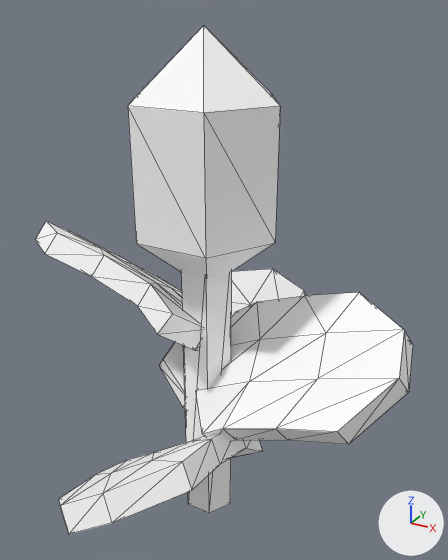
Before and after pictures for a commit that changed the glTF model assets/plants/ancient_rose/ancient_rose.gltf.
Before and after are seen from a 50 mm camera at (0.742, -1.257, 1.348) aimed at (0.029, 0.038, 0.701). Every picture has the same lights, and +X, +Y and +Z are marked at lower right. Mesh edges are drawn as thin lines. Where no turn or scale is listed for an object, it has been applied to the vertices. Vertices at the same position are counted once.

The scene before the commit, as lines of its bpy script (objects in view):
```python
ob_cube = bpy.data.objects.new('cube', me_mesh_2)
ob_cube.location = (0.0, -0.23, 0.268)
ob_cube_001 = bpy.data.objects.new('cube.001', me_mesh_3)
ob_cube_001.location = (0.0, 0.23, 0.393)
ob_cube_002 = bpy.data.objects.new('cube.002', me_mesh_4)
ob_cube_002.location = (0.23, 0.0, 0.518)
ob_cube_003 = bpy.data.objects.new('cube.003', me_mesh_5)
ob_cube_003.location = (-0.23, 0.0, 0.643)
ob_cylinder = bpy.data.objects.new('cylinder', me_mesh_0)
ob_cylinder.location = (0.0, 0.0, 0.0)
ob_sphere = bpy.data.objects.new('sphere', me_mesh_1)
ob_sphere.location = (0.0, 0.0, 1.0)
```
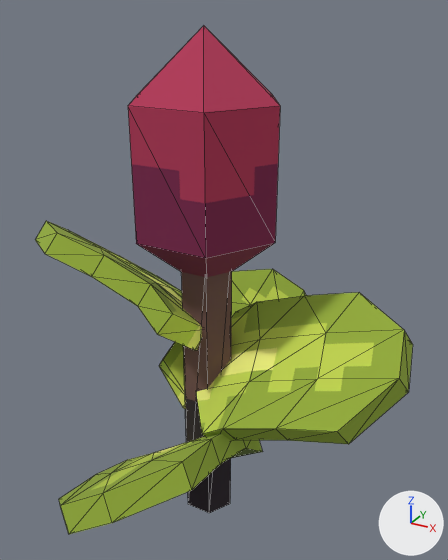
Where the change shows, as pixel boxes (x1, y1, x2, y2) in the pictures (448 x 560 px):
'sphere', surface changed, recoloured: (128, 26, 280, 277) in both
'cube.002', surface changed, recoloured (white to green): (196, 292, 413, 444) in both
'cube', surface changed, recoloured (white to green): (59, 433, 263, 534) in both
'cylinder', surface changed: (181, 272, 232, 513) in both
'cube.003', surface changed, recoloured (white to green): (35, 221, 202, 350) in both
'cube.001', surface changed, recoloured (white to green): (159, 269, 306, 409) in both

The change, as a list of edits to the scene's bpy script:
```text
Add img_image_0:
    img_image_0 = load_image('Image_0', '_unpacked/Image_0', 64, 64, 'sRGB')
Change mat_material_0:
    remove # nodes: BsdfPrincipled, OutputMaterial
    remove # colours: white #ffffff
    nodes: BsdfPrincipled, Math x2, OutputMaterial, TexImage
    uses the picture img_image_0
Change me_mesh_1:
    where me_mesh_1.from_pydata(...)  # 14 vertices, 24 faces; spans x -0.188..0.188, y -0.162..0.162, z -0.312..0.312
    used by ob_sphere; location = (0.0, 0.0, 1.0)
    remove me_mesh_1.materials.append(mat_material_1)  # white #ffffff
    me_mesh_1 part 1: texture (UV) coordinates of 24 of 24 faces, centred in x -0.156..0.156, y -0.162..0.162, z -0.208..0.208, changed; they spanned u 0.0..0.19, v 0.81..1.0 and now span u 0.0..0.56, v 0.44..1.0
    add me_mesh_1.materials.append(mat_material_0)
Change me_mesh_2:
    where me_mesh_2.from_pydata(...)  # 32 vertices, 60 faces; spans x -0.181..0.185, y -0.308..0.257, z -0.202..0.178
    used by ob_cube; location = (0.0, -0.23, 0.268)
    remove me_mesh_2.materials.append(mat_material_2)  # white #ffffff
    me_mesh_2 part 2: texture (UV) coordinates of 60 of 60 faces, centred in x -0.17..0.169, y -0.288..0.243, z -0.171..0.149, changed; they spanned u 0.0..0.44, v 0.56..1.0 and now span u 0.01..0.64, v 0.42..1.0
    add me_mesh_2.materials.append(mat_material_0)
Change me_mesh_3:
    where me_mesh_3.from_pydata(...)  # 32 vertices, 60 faces; spans x -0.185..0.181, y -0.257..0.308, z -0.202..0.178
    remove me_mesh_3.materials.append(mat_material_2)  # white #ffffff
    add me_mesh_3.materials.append(mat_material_0)
Change me_mesh_4:
    where me_mesh_4.from_pydata(...)  # 32 vertices, 60 faces; spans x -0.257..0.308, y -0.181..0.185, z -0.202..0.178
    used by ob_cube_002; location = (0.23, 0.0, 0.518)
    remove me_mesh_4.materials.append(mat_material_2)  # white #ffffff
    me_mesh_4 part 3: texture (UV) coordinates of 60 of 60 faces, centred in x -0.243..0.288, y -0.17..0.169, z -0.171..0.149, changed; they spanned u 0.0..0.44, v 0.56..1.0 and now span u 0.01..0.65, v 0.39..0.91
    add me_mesh_4.materials.append(mat_material_0)
Change me_mesh_5:
    where me_mesh_5.from_pydata(...)  # 32 vertices, 60 faces; spans x -0.308..0.257, y -0.185..0.181, z -0.202..0.178
    used by ob_cube_003; location = (-0.23, 0.0, 0.643)
    remove me_mesh_5.materials.append(mat_material_2)  # white #ffffff
    me_mesh_5 part 4: texture (UV) coordinates of 60 of 60 faces, centred in x -0.288..0.243, y -0.169..0.17, z -0.171..0.149, changed; they spanned u 0.0..0.44, v 0.56..1.0 and now span u 0.13..0.64, v 0.39..0.86
    add me_mesh_5.materials.append(mat_material_0)
```
